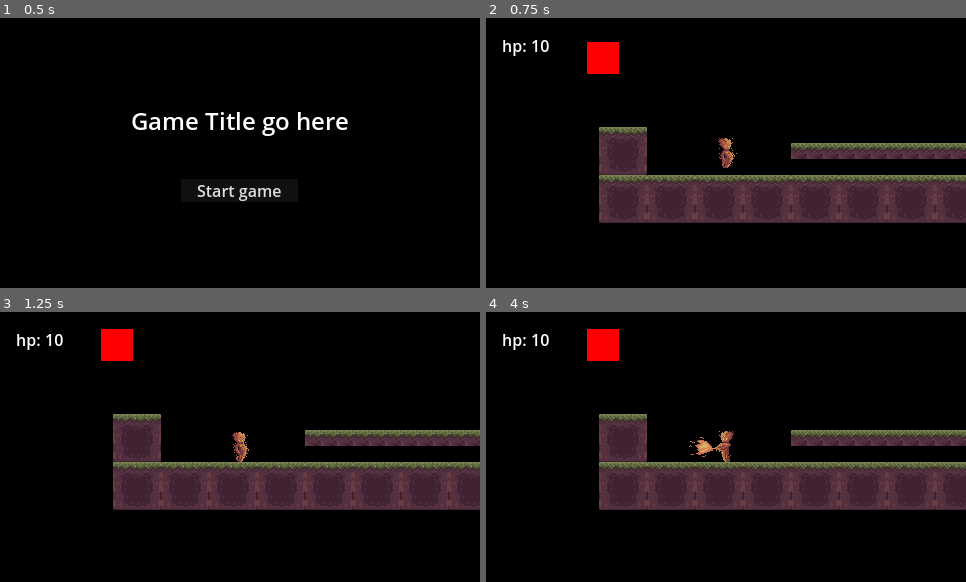
Above: before the commit, frames 1-4 (two rows, left to right).
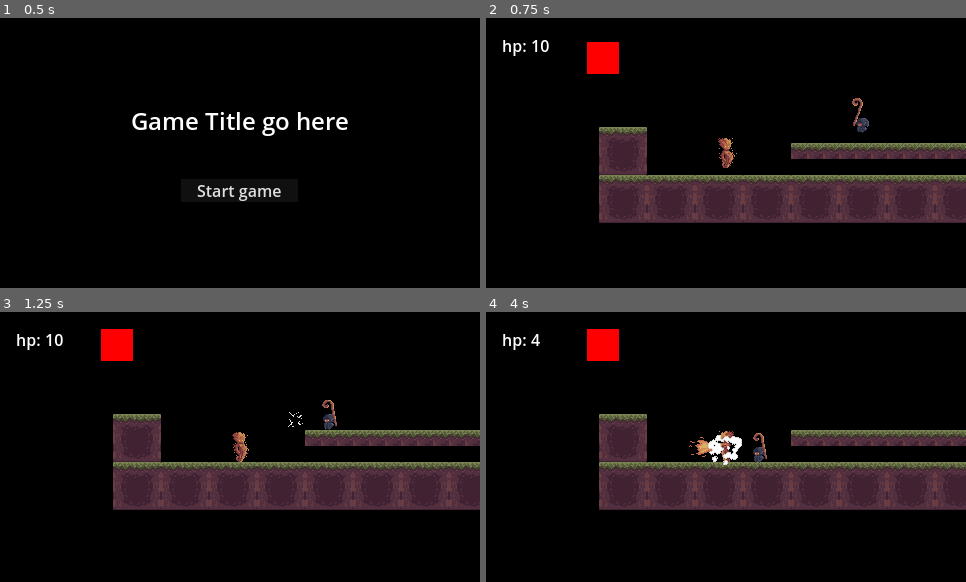
Above: after the commit, the same moments.

Repository: Enweave/pj16
Game: Godot game, scene res://Levels/System/main_menu_level.tscn
The game is run twice, just before and just after one commit, with the same random seed, the same clock (stepped at 60 frames per second) and the same inputs.
Inputs (mouse positions are in pixels of both pictures, inside the frame that each line leads up to):
- Up to frame 1 (0.5 s): no input
- Up to frame 2 (0.75 s): click "Start game" at 0.5 s
- Up to frame 3 (1.25 s): no input
- Up to frame 4 (4 s): tap Enter at 1.25 s; move the mouse to (831, 433) at 1.27 s; hold D (input_MoveRight) 1.28-2 s; tap J (input_Fire) at 1.35 s; click (831, 433) at 1.42 s; tap Space (input_Jump) at 1.52 s; drag from (630, 460) to (730, 447) at 2.02 s; move the mouse to (774, 387) at 2.77 s; hold A (input_MoveLeft) 2.78-3.5 s; tap Delete at 2.85 s; drag from (702, 501) to (586, 347) at 3.52 s

Frame 1 is identical in both runs. In frame 2, 0.2% of the frame differs, in the area x 76-80%, y 29-43%; in frame 3, 0.2%; in frame 4, 0.7%, in the area x 9-59%, y 8-57%.

Commit message:
staff enemy

Diff:
--- /dev/null
+++ b/Actors/Enemies/StaffEnemy/staff_enemy.tscn
@@ -0,0 +1,35 @@
+[gd_scene load_steps=7 format=3 uid="uid://du4r6s0eckcjw"]
+
+[ext_resource type="Script" path="res://Actors/Enemies/ground_enemy_base.gd" id="1_yf8ic"]
+[ext_resource type="PackedScene" uid="uid://dpobjcmff7wiq" path="res://Actors/Enemies/ground_enemy_body.tscn" id="2_hwgev"]
+[ext_resource type="PackedScene" uid="uid://b5vghmk66lfh5" path="res://Actors/Enemies/enemy_sensor_area.tscn" id="3_evd3v"]
+[ext_resource type="PackedScene" uid="uid://cifl13i28odru" path="res://Actors/Enemies/ground_enemy_ai.tscn" id="4_cidc4"]
+[ext_resource type="PackedScene" uid="uid://bu57f8x7qy7pt" path="res://Actors/Enemies/StaffEnemy/staff_weapon.tscn" id="5_a53cg"]
+[ext_resource type="Script" path="res://Common/Framework/health_component.gd" id="6_xw7gv"]
+
+[node name="StaffEnemy" type="CharacterBody2D" node_paths=PackedStringArray("health_component")]
+collision_layer = 8
+script = ExtResource("1_yf8ic")
+health_component = NodePath("HealthComponent")
+
+[node name="GroundEnemyBody" parent="." instance=ExtResource("2_hwgev")]
+
+[node name="VisionArea" parent="." instance=ExtResource("3_evd3v")]
+vision_radius = 150.0
+
+[node name="AttackSensorArea" parent="." instance=ExtResource("3_evd3v")]
+vision_radius = 100.0
+
+[node name="GroundEnemyAi" parent="." node_paths=PackedStringArray("vision_area", "attack_area", "current_weapon") instance=ExtResource("4_cidc4")]
+vision_area = NodePath("../VisionArea")
+attack_area = NodePath("../AttackSensorArea")
+current_weapon = NodePath("../StaffWeapon")
+
+[node name="StaffWeapon" parent="." instance=ExtResource("5_a53cg")]
+position = Vector2(0, -13)
+cooldown_time = 0.7
+
+[node name="HealthComponent" type="Node" parent="."]
+script = ExtResource("6_xw7gv")
+max_health = 1.0
+vulnerabilities = Array[int]([1, 3])
--- /dev/null
+++ b/Actors/Enemies/StaffEnemy/staff_projectile.tscn
@@ -0,0 +1,131 @@
+[gd_scene load_steps=16 format=3 uid="uid://b4yi0mr3i071m"]
+
+[ext_resource type="Script" path="res://Common/Framework/Combat/projectile_base.gd" id="1_xv4j0"]
+[ext_resource type="Script" path="res://Common/Framework/Combat/projectile_area.gd" id="2_xtnpa"]
+[ext_resource type="Texture2D" uid="uid://duvkl7a6vwtwi" path="res://Assets/SpriteSheets/FX/Free Smoke Fx  Pixel 07.png" id="3_fchc6"]
+
+[sub_resource type="AtlasTexture" id="AtlasTexture_ij2s5"]
+atlas = ExtResource("3_fchc6")
+region = Rect2(640, 1152, 64, 64)
+
+[sub_resource type="AtlasTexture" id="AtlasTexture_ngp3m"]
+atlas = ExtResource("3_fchc6")
+region = Rect2(576, 1152, 64, 64)
+
+[sub_resource type="AtlasTexture" id="AtlasTexture_i8fep"]
+atlas = ExtResource("3_fchc6")
+region = Rect2(512, 1152, 64, 64)
+
+[sub_resource type="AtlasTexture" id="AtlasTexture_n1pko"]
+atlas = ExtResource("3_fchc6")
+region = Rect2(448, 1152, 64, 64)
+
+[sub_resource type="AtlasTexture" id="AtlasTexture_pt3o8"]
+atlas = ExtResource("3_fchc6")
+region = Rect2(384, 1152, 64, 64)
+
+[sub_resource type="AtlasTexture" id="AtlasTexture_edt0y"]
+atlas = ExtResource("3_fchc6")
+region = Rect2(320, 1152, 64, 64)
+
+[sub_resource type="AtlasTexture" id="AtlasTexture_2306g"]
+atlas = ExtResource("3_fchc6")
+region = Rect2(256, 1152, 64, 64)
+
+[sub_resource type="AtlasTexture" id="AtlasTexture_igd1c"]
+atlas = ExtResource("3_fchc6")
+region = Rect2(192, 1152, 64, 64)
+
+[sub_resource type="SpriteFrames" id="SpriteFrames_ofbxb"]
+animations = [{
+"frames": [{
+"duration": 1.0,
+"texture": SubResource("AtlasTexture_ij2s5")
+}, {
+"duration": 1.0,
+"texture": SubResource("AtlasTexture_ngp3m")
+}, {
+"duration": 1.0,
+"texture": SubResource("AtlasTexture_i8fep")
+}, {
+"duration": 1.0,
+"texture": SubResource("AtlasTexture_n1pko")
+}, {
+"duration": 1.0,
+"texture": SubResource("AtlasTexture_pt3o8")
+}, {
+"duration": 1.0,
+"texture": SubResource("AtlasTexture_edt0y")
+}, {
+"duration": 1.0,
+"texture": SubResource("AtlasTexture_2306g")
+}, {
+"duration": 1.0,
+"texture": SubResource("AtlasTexture_igd1c")
+}],
+"loop": false,
+"name": &"default",
+"speed": 16.0
+}]
+
+[sub_resource type="Animation" id="Animation_i3f1b"]
+resource_name = "spin"
+loop_mode = 1
+tracks/0/type = "value"
+tracks/0/imported = false
+tracks/0/enabled = true
+tracks/0/path = NodePath("AnimatedSprite2D:rotation")
+tracks/0/interp = 1
+tracks/0/loop_wrap = true
+tracks/0/keys = {
+"times": PackedFloat32Array(0, 1),
+"transitions": PackedFloat32Array(1, 1),
+"update": 0,
+"values": [0.0, 6.28319]
+}
+
+[sub_resource type="Animation" id="Animation_d5p6p"]
+length = 0.001
+tracks/0/type = "value"
+tracks/0/imported = false
+tracks/0/enabled = true
+tracks/0/path = NodePath("AnimatedSprite2D:rotation")
+tracks/0/interp = 1
+tracks/0/loop_wrap = true
+tracks/0/keys = {
+"times": PackedFloat32Array(0),
+"transitions": PackedFloat32Array(1),
+"update": 0,
+"values": [0.0]
+}
+
+[sub_resource type="AnimationLibrary" id="AnimationLibrary_74by4"]
+_data = {
+"RESET": SubResource("Animation_d5p6p"),
+"spin": SubResource("Animation_i3f1b")
+}
+
+[node name="StaffProjectile" type="Node2D"]
+script = ExtResource("1_xv4j0")
+movement_mode = 1
+gravity_multiplier = 0.15
+lifetime = 2.0
+speed = 250.0
+
+[node name="ProjectileArea" type="Area2D" parent="."]
+collision_layer = 0
+collision_mask = 25
+script = ExtResource("2_xtnpa")
+
+[node name="AnimatedSprite2D" type="AnimatedSprite2D" parent="."]
+scale = Vector2(0.35, 0.35)
+sprite_frames = SubResource("SpriteFrames_ofbxb")
+autoplay = "default"
+frame = 7
+frame_progress = 1.0
+
+[node name="AnimationPlayer" type="AnimationPlayer" parent="."]
+libraries = {
+"": SubResource("AnimationLibrary_74by4")
+}
+autoplay = "spin"
--- /dev/null
+++ b/Actors/Enemies/StaffEnemy/staff_weapon.tscn
@@ -0,0 +1,95 @@
+[gd_scene load_steps=11 format=3 uid="uid://bu57f8x7qy7pt"]
+
+[ext_resource type="Script" path="res://Common/Framework/Combat/ranged_weapon_base.gd" id="1_d2yag"]
+[ext_resource type="Texture2D" uid="uid://bdhwqadbu5t0y" path="res://Assets/SpriteSheets/Weapons/Staff-SheetFlip.png" id="2_r0xi0"]
+[ext_resource type="PackedScene" uid="uid://b4yi0mr3i071m" path="res://Actors/Enemies/StaffEnemy/staff_projectile.tscn" id="2_tmuh2"]
+
+[sub_resource type="AtlasTexture" id="AtlasTexture_c1ya5"]
+atlas = ExtResource("2_r0xi0")
+region = Rect2(0, 0, 32, 32)
+
+[sub_resource type="AtlasTexture" id="AtlasTexture_xg45h"]
+atlas = ExtResource("2_r0xi0")
+region = Rect2(32, 0, 32, 32)
+
+[sub_resource type="AtlasTexture" id="AtlasTexture_gysae"]
+atlas = ExtResource("2_r0xi0")
+region = Rect2(64, 0, 32, 32)
+
+[sub_resource type="AtlasTexture" id="AtlasTexture_cebol"]
+atlas = ExtResource("2_r0xi0")
+region = Rect2(96, 0, 32, 32)
+
+[sub_resource type="AtlasTexture" id="AtlasTexture_k88lh"]
+atlas = ExtResource("2_r0xi0")
+region = Rect2(128, 0, 32, 32)
+
+[sub_resource type="AtlasTexture" id="AtlasTexture_6aesu"]
+atlas = ExtResource("2_r0xi0")
+region = Rect2(0, 0, 32, 32)
+
+[sub_resource type="SpriteFrames" id="SpriteFrames_qaxko"]
+animations = [{
+"frames": [{
+"duration": 1.0,
+"texture": SubResource("AtlasTexture_c1ya5")
+}, {
+"duration": 1.0,
+"texture": SubResource("AtlasTexture_xg45h")
+}, {
+"duration": 1.0,
+"texture": SubResource("AtlasTexture_gysae")
+}],
+"loop": false,
+"name": &"attack",
+"speed": 8.0
+}, {
+"frames": [{
+"duration": 1.0,
+"texture": SubResource("AtlasTexture_cebol")
+}, {
+"duration": 1.0,
+"texture": SubResource("AtlasTexture_k88lh")
+}],
+"loop": true,
+"name": &"default",
+"speed": 5.0
+}, {
+"frames": [{
+"duration": 1.0,
+"texture": SubResource("AtlasTexture_6aesu")
+}],
+"loop": false,
+"name": &"windup",
+"speed": 5.0
+}]
+
+[node name="StaffWeapon" type="Node2D" node_paths=PackedStringArray("weapon_sprite_origin", "weapon_sprite")]
+script = ExtResource("1_d2yag")
+projectile_scene = ExtResource("2_tmuh2")
+damage = 2.0
+windup_time = 0.15
+cooldown_time = 0.5
+weapon_sprite_origin = NodePath("SpriteOrigin")
+weapon_sprite = NodePath("SpriteOrigin/AnimatedSprite2D")
+
+[node name="SpriteOrigin" type="Node2D" parent="."]
+
+[node name="AnimatedSprite2D" type="AnimatedSprite2D" parent="SpriteOrigin"]
+position = Vector2(-3, 2)
+sprite_frames = SubResource("SpriteFrames_qaxko")
+animation = &"windup"
+autoplay = "default"
+
+[node name="StatusLabel" type="Label" parent="."]
+unique_name_in_owner = true
+visible = false
+offset_left = -15.0
+offset_top = -44.0
+offset_right = 15.0
+offset_bottom = -21.0
+grow_horizontal = 2
+grow_vertical = 2
+size_flags_horizontal = 4
+horizontal_alignment = 1
+vertical_alignment = 1
--- a/Common/Framework/Combat/projectile_base.gd
+++ b/Common/Framework/Combat/projectile_base.gd
@@ -2,9 +2,9 @@
 class_name ProjectileBase
 
 enum MovementMode {
-    LINEAR,
-    BALLISTIC,
-    HOMING
+	LINEAR,
+	BALLISTIC,
+	HOMING
 }
 @export var movement_mode: MovementMode = MovementMode.LINEAR
 
@@ -24,53 +24,54 @@
 
 
 func _vector_from_unit_vector_and_length(in_vector: Vector2, in_length: float) -> Vector2:
-    var new_vector: Vector2 = Vector2.ZERO
-    new_vector.x = in_length * cos(in_vector.angle())
-    new_vector.y = in_length * sin(in_vector.angle())
-    return new_vector
+	var new_vector: Vector2 = Vector2.ZERO
+	new_vector.x = in_length * cos(in_vector.angle())
+	new_vector.y = in_length * sin(in_vector.angle())
+	return new_vector
 
 func launch(in_instigator: Node2D, in_weapon: WeaponBase) -> void:
-    _weapon = in_weapon
-    _control_direction = in_weapon.get_target_direction()
-    _instigator = in_instigator
-    _lifetime_timer = Timer.new()
-    _lifetime_timer.wait_time = lifetime
-    _lifetime_timer.one_shot = true
-    _lifetime_timer.timeout.connect(_on_lifetime_timer_timeout)
-    _lifetime_timer.autostart = true
-    await (call_deferred('add_child', _lifetime_timer))
-    _alive = true
-    if movement_mode == MovementMode.BALLISTIC or movement_mode == MovementMode.LINEAR:
-        _velocity = _vector_from_unit_vector_and_length(_control_direction, speed)
+	_weapon = in_weapon
+	_control_direction = in_weapon.get_target_direction()
+	_instigator = in_instigator
+	_lifetime_timer = Timer.new()
+	_lifetime_timer.wait_time = lifetime
+	_lifetime_timer.one_shot = true
+	_lifetime_timer.timeout.connect(_on_lifetime_timer_timeout)
+	_lifetime_timer.autostart = true
+	await (call_deferred('add_child', _lifetime_timer))
+	_alive = true
+	if movement_mode == MovementMode.BALLISTIC or movement_mode == MovementMode.LINEAR:
+		_velocity = _vector_from_unit_vector_and_length(_control_direction, speed)
 
 
 func _update_orientation(in_direction: Vector2 = Vector2.ZERO) -> void:
-    if orient_to_motion:
-        rotation = in_direction.angle()
+	if orient_to_motion:
+		rotation = in_direction.angle()
 
 func _process(delta: float) -> void:
-    if _alive:
-        match movement_mode:
-            MovementMode.LINEAR:
-                position += _velocity * delta
-                _update_orientation(_velocity)
-            MovementMode.BALLISTIC:
-                _velocity.y += clamp(gravity_multiplier * _gravity * delta, -Constants.TERMINAL_VELOCITY, Constants.TERMINAL_VELOCITY)
-                position += _velocity * delta
-                _update_orientation(_velocity)
-            MovementMode.HOMING:
-                if _weapon._target_object != null:
-                    var direction: Vector2 = _weapon.get_target_object().global_position - position
-                    direction = direction.normalized()
-                    position += direction * speed * delta
-                    _update_orientation(direction)
+	if _alive:
+		match movement_mode:
+			MovementMode.LINEAR:
+				position += _velocity * delta
+				_update_orientation(_velocity)
+			MovementMode.BALLISTIC:
+				_velocity.y += clamp(gravity_multiplier * _gravity * delta, -Constants.TERMINAL_VELOCITY, Constants.TERMINAL_VELOCITY)
+				position += _velocity * delta
+				_update_orientation(_velocity)
+			MovementMode.HOMING:
+				if _weapon != null:
+					if _weapon._target_object != null:
+						var direction: Vector2 = _weapon.get_target_object().global_position - position
+						direction = direction.normalized()
+						position += direction * speed * delta
+						_update_orientation(direction)
 
 
 func kill_projectile() -> void:
-    if !_alive:
-        return
-    _alive = false
-    call_deferred("queue_free")
+	if !_alive:
+		return
+	_alive = false
+	call_deferred("queue_free")
 
 func _on_lifetime_timer_timeout() -> void:
-    kill_projectile()
+	kill_projectile()
--- a/Levels/Sandbox/test_1.tscn
+++ b/Levels/Sandbox/test_1.tscn
@@ -1,10 +1,11 @@
-[gd_scene load_steps=7 format=4 uid="uid://icqjxc7bco31"]
+[gd_scene load_steps=8 format=4 uid="uid://icqjxc7bco31"]
 
 [ext_resource type="Script" path="res://Common/level_base.gd" id="1_5nkw1"]
 [ext_resource type="PackedScene" uid="uid://cax7o3s63lcar" path="res://Actors/Characters/Player/player_character.tscn" id="2_1bqeb"]
 [ext_resource type="PackedScene" uid="uid://cymlx1q7iwg1x" path="res://Actors/Traps/KillZ/killz.tscn" id="3_tmona"]
 [ext_resource type="PackedScene" uid="uid://cub1qdpxl8bh0" path="res://Actors/Traps/ContactDamageTrap/contact_damage_trap.tscn" id="4_wasti"]
 [ext_resource type="TileSet" uid="uid://b650gqy77pwry" path="res://Actors/Tilesets/Forest.tres" id="5_sv68s"]
+[ext_resource type="PackedScene" uid="uid://du4r6s0eckcjw" path="res://Actors/Enemies/StaffEnemy/staff_enemy.tscn" id="7_2mj5t"]
 [ext_resource type="PackedScene" uid="uid://b2ge6g4gh4pus" path="res://Actors/Enemies/AxeEnemy/axe_enemy.tscn" id="7_8udyd"]
 
 [node name="Test1" type="Node"]
@@ -27,3 +28,6 @@
 
 [node name="SwordEnemy3" parent="." instance=ExtResource("7_8udyd")]
 position = Vector2(247, -31)
+
+[node name="StaffEnemy" parent="." instance=ExtResource("7_2mj5t")]
+position = Vector2(7, -68)
